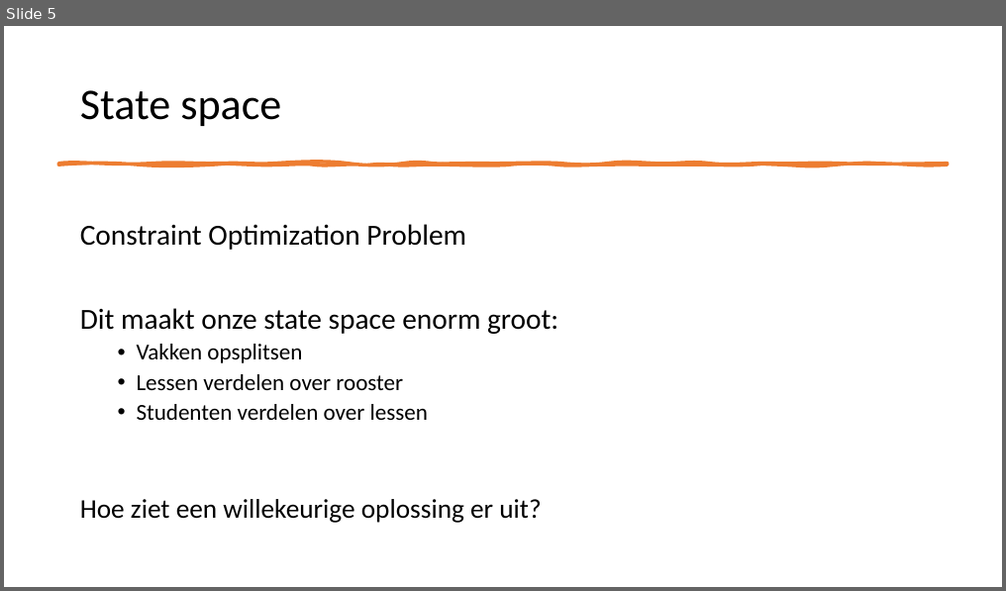
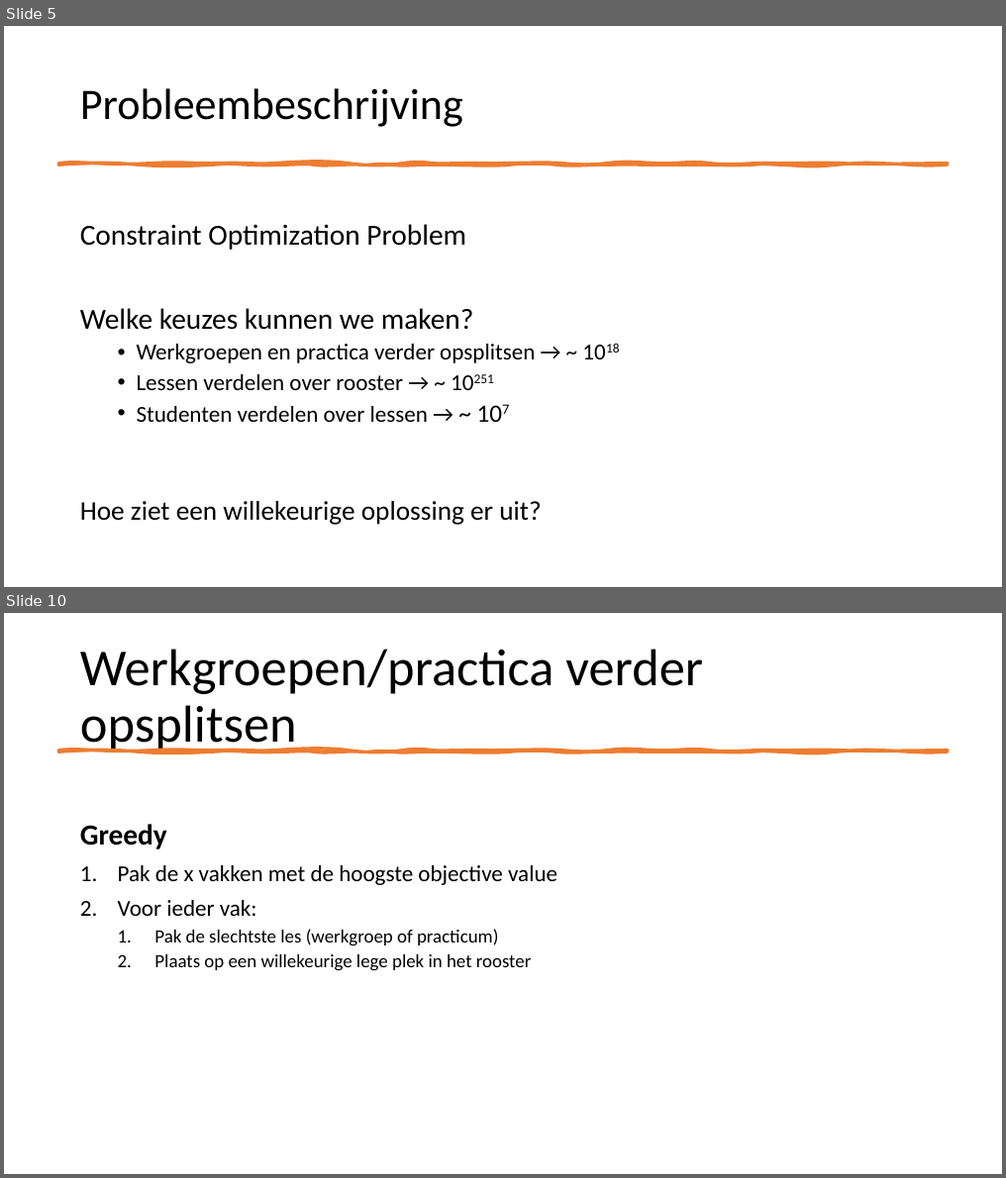
Before and after one commit to NinaAlblasMinorAI/RoosterRulers, a slide deck: doc/Presentatie.pptx. Shown one above the other, each under a label of ours: slide 5 before the commit, slides 5 and 10 after it; the slides between them are not shown. The pictures are 1006x591 and 1006x1178 pixels, drawn with LibreOffice and Linux fonts; fonts in the diff are those of the drawing. Boxes give left, top, right and bottom in pixels: in the first picture for what was removed or moved away, otherwise in the second. Text is boxed around its words. In the diff, an @@ line names an element or a change of style, - is before the commit and + after.

```diff
--- a/doc/Presentatie.pptx
+++ b/doc/Presentatie.pptx
@@ slide 10 added at [4,613,1002,1174], background #FFFFFF @@
@@ title added at [80,649,703,754], 50 pt, text #000000 @@
+Werkgroepen/practica verder opsplitsen
@@ freeform shape added at [58,750,947,752], fill #ED7D31, outline #ED7D31 3.25 pt @@
@@ text added at [80,824,557,971], 18 pt, text #000000 @@
+Greedy
+1. Pak de x vakken met de hoogste objective value
+2. Voor ieder vak:
+  1. Pak de slechtste les (werkgroep of practicum)
+  2. Plaats op een willekeurige lege plek in het rooster
@@ slide 5 changed as well @@
@@ title at [80,88,463,127]: text changed @@
-State space
+Probleembeschrijving
@@ text at [80,308,535,422]: text changed @@
-Dit maakt onze state space enorm groot:
-  • Vakken opsplitsen
-  • Lessen verdelen over rooster
-  • Studenten verdelen over lessen
+Welke keuzes kunnen we maken?
+  • Werkgroepen en practica verder opsplitsen → ~ 1018
+  • Lessen verdelen over rooster → ~ 10251
+  • Studenten verdelen over lessen → ~ 107
```
Also in this commit, not shown: 10 other slides changed, 10 other slides added, 5 slides removed, 7 other files.
